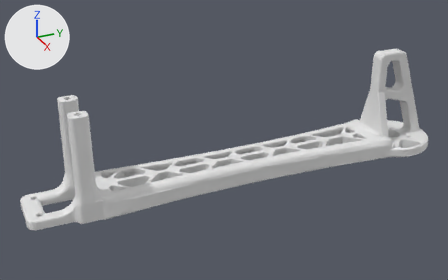
The Blender file 011-drone-arm/drone-arm.blend, before and after one commit.
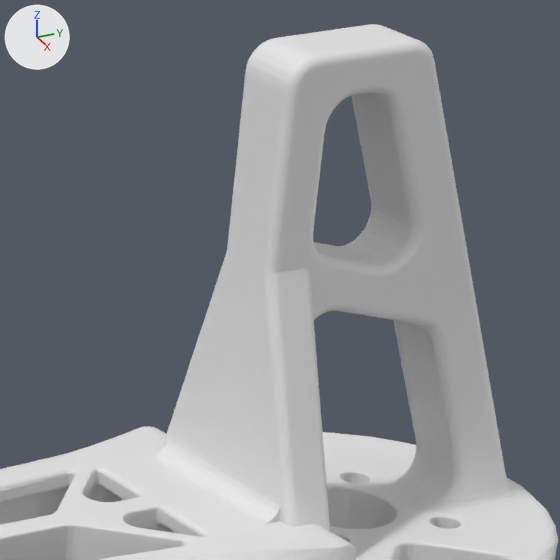
The first picture shows the older version from a 50 mm lens placed at (272.8, -16.4, 147.0), pointed at (18.4, 98.1, 19.8). The close-ups show both versions on the part from 74% to 96% of the width and 16% to 51% of the height of that picture. The axes (+X, +Y, +Z) are drawn at upper left. The lights are the same throughout.

The first close-up shows 'DangerDrone-F450-Arm-v1'.
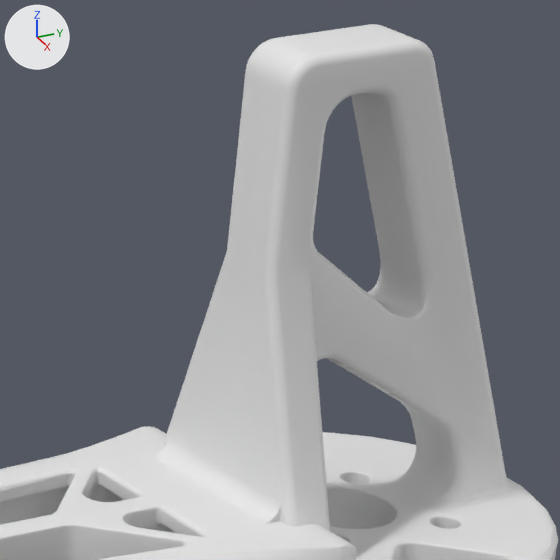
What the commit changed:
me_dangerdrone_f450_arm_v1 is used by ob_dangerdrone_f450_arm_v1; location (0.0, 0.0, 0.0).
me_dangerdrone_f450_arm_v1 had 19596 vertices, 38400 faces and spanned x 0.0..40.0, y 0.0..220.0, z 0.0..54.0.
me_dangerdrone_f450_arm_v1 now has 19680 vertices, 38219 faces and spans x 0.0..40.0, y 0.0..220.0, z 0.0..54.0.
me_dangerdrone_f450_arm_v1 part 1: 87 vertices moved from x 17.0..24.0, y 190.0..204.0, z 25.0..29.0 to x 17.0..24.0, y 190.0..204.0, z 21.0..26.0; 258 vertices removed from x 17.0..24.0, y 191.0..207.0, z 23.0..36.0; 342 vertices added at x 17.0..24.0, y 190.0..211.0, z 11.0..34.0.
me_dangerdrone_f450_arm_v1 part 2: 37790 kept faces spanning x 0.0..40.0, y 0.0..220.0, z 0.0..54.0 are now shaded smooth.

Where the change shows, as pixel boxes (x1, y1, x2, y2) in the close-ups (560 x 560 px; the box of a moved part takes in the faces that stretch with it):
part 1 of me_dangerdrone_f450_arm_v1, moved or reshaped
    both: (310, 66, 497, 464)
part 2 of me_dangerdrone_f450_arm_v1, shading changed
    both: (52, 233, 555, 546)
